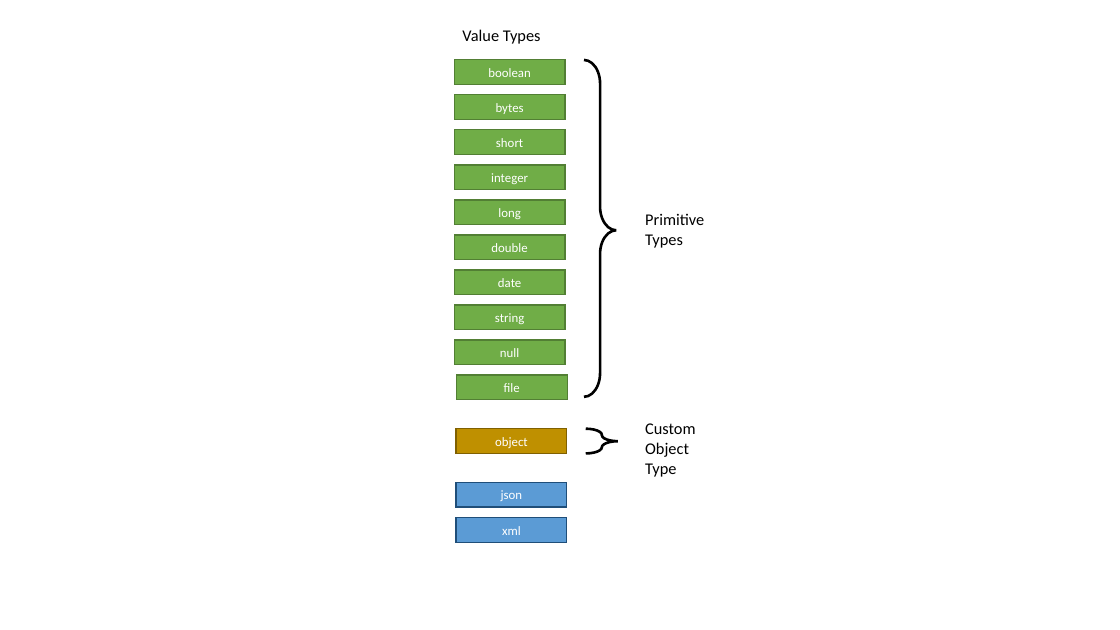
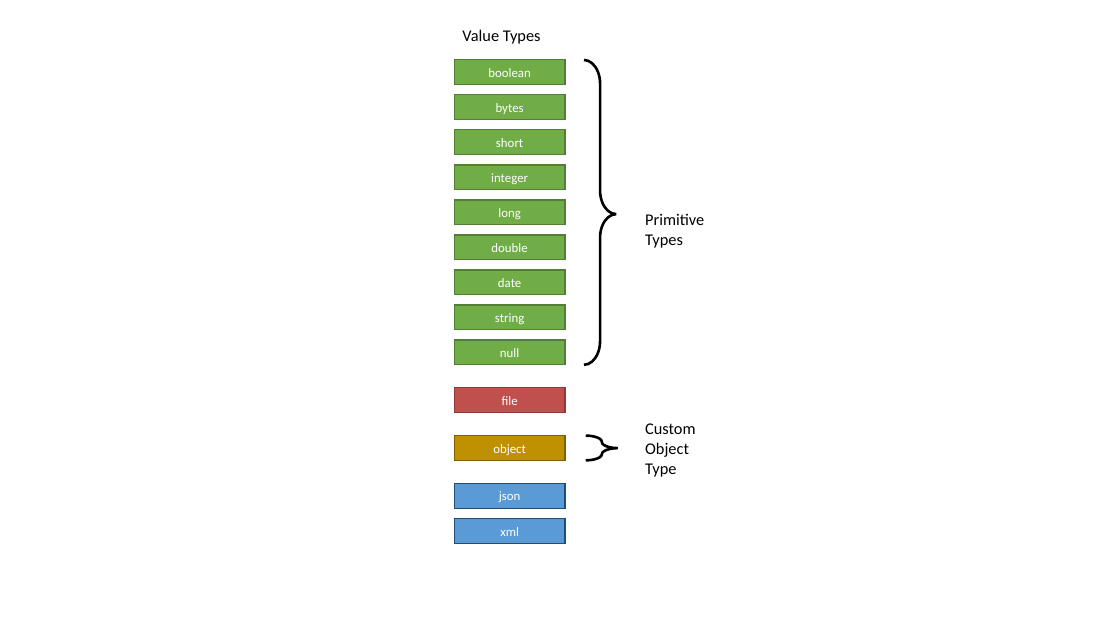
Before and after one commit to camunda/camunda-docs-manual, a slide deck: slide 5 of develop/drawings/variables.pptx. Drawn at 1120x630 pixels with LibreOffice and Linux fonts; fonts in the diff are those of the drawing. Boxes give left, top, right and bottom in pixels: in the first picture for what was removed or moved away, otherwise in the second. Text is boxed around its words. In the diff, an @@ line names an element or a change of style, - is before the commit and + after.

```diff
--- a/develop/drawings/variables.pptx
+++ b/develop/drawings/variables.pptx
@@ right brace: place and size @@
-right brace at [584, 60, 616, 397]
+right brace at [584, 60, 616, 365]
@@ rectangle "file": place and size @@
-rectangle "file" at [456, 375, 567, 399]
+rectangle "file" at [455, 388, 565, 413]
@@ rectangle "file" at [455, 388, 565, 413]: fill #70AD47 to #C0504D; outline #527F34 0.99 pt to #953735 0.99 pt @@
@@ rectangle "object": place and size @@
-rectangle "object" at [456, 429, 567, 453]
+rectangle "object" at [455, 436, 565, 460]
@@ right brace: place and size @@
-right brace at [586, 429, 618, 453]
+right brace at [586, 436, 618, 460]
```
Also in this commit, not shown: 2 other files.
